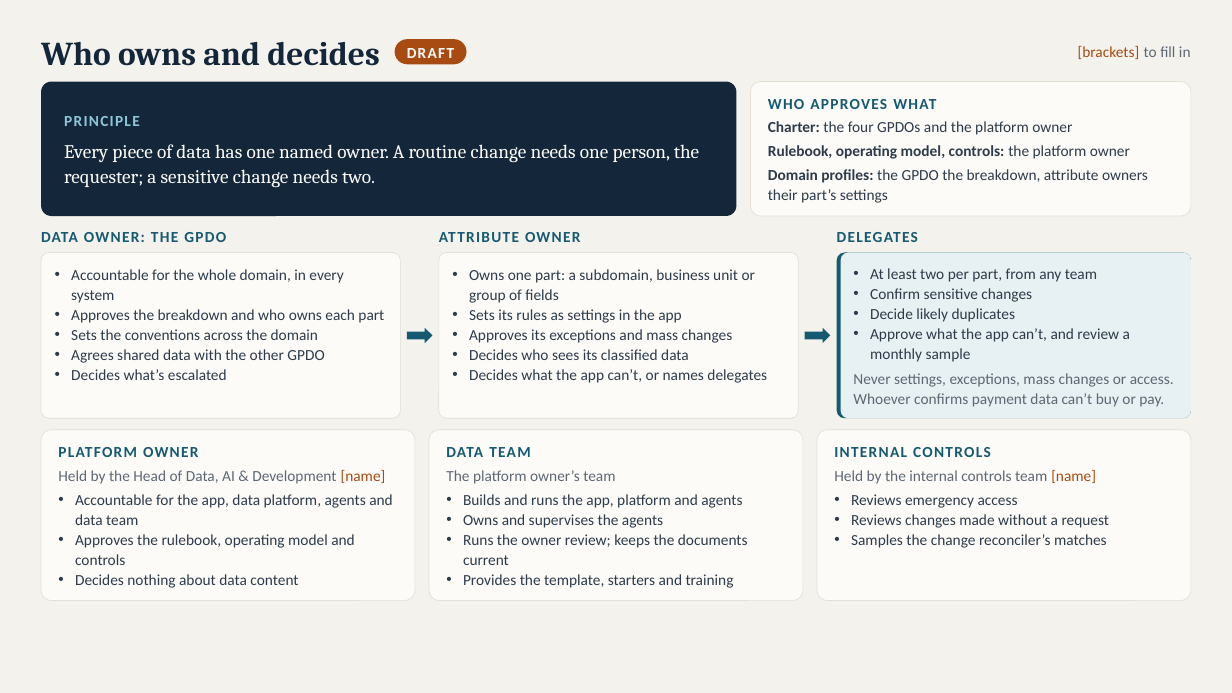
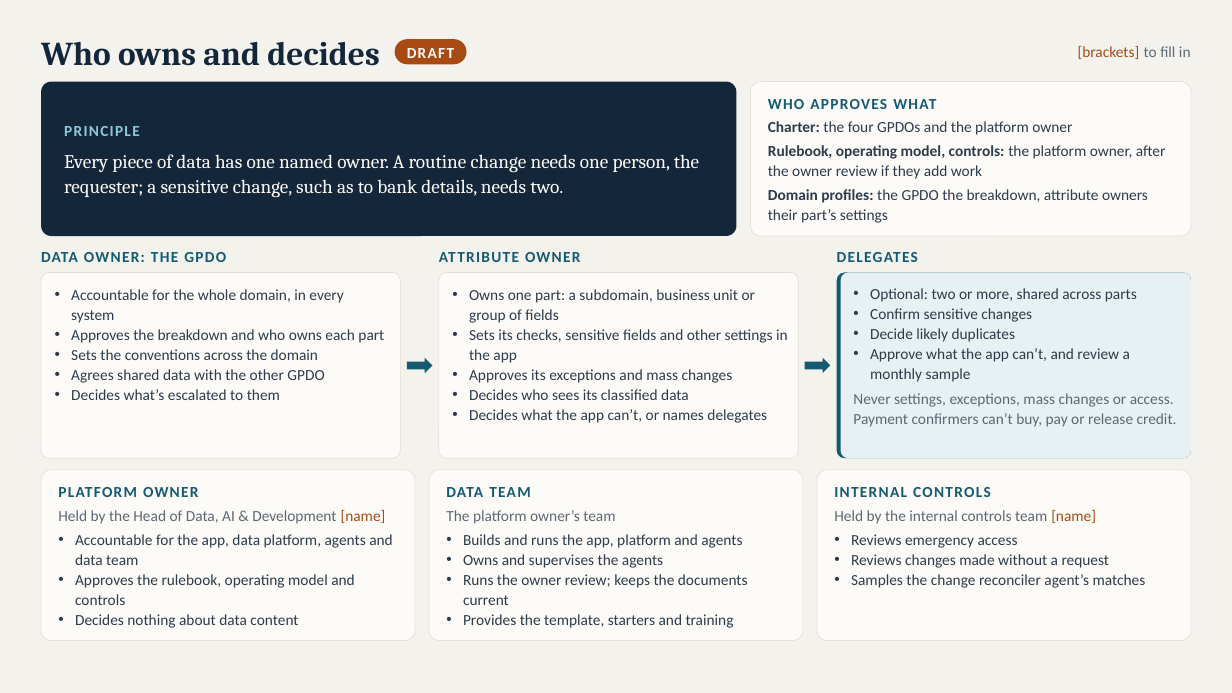
Before and after one commit to sreent/lean-framework, a slide deck: slide 2 of deck/lean-data-governance.pptx. Drawn at 1232x693 pixels with LibreOffice and Linux fonts; fonts in the diff are those of the drawing. Boxes give left, top, right and bottom in pixels: in the first picture for what was removed or moved away, otherwise in the second. Text is boxed around its words. In the diff, an @@ line names an element or a change of style, - is before the commit and + after.

```diff
--- a/deck/lean-data-governance.pptx
+++ b/deck/lean-data-governance.pptx
@@ rounded rectangle: place and size @@
-rounded rectangle at (41, 81, 737, 216)
+rounded rectangle at (41, 81, 737, 236)
@@ rounded rectangle: place and size @@
-rounded rectangle at (750, 81, 1191, 216)
+rounded rectangle at (750, 81, 1191, 236)
@@ text "PRINCIPLE": place and size @@
-text "PRINCIPLE" at (64, 116, 140, 126)
+text "PRINCIPLE" at (64, 126, 140, 136)
@@ text at (768, 145, 1166, 179): text changed; bold off @@
-Rulebook, operating model, controls: the platform owner
+Rulebook, operating model, controls: the platform owner, after the owner review if they add work
@@ text at (64, 154, 699, 198): text changed @@
-Every piece of data has one named owner. A routine change needs one person, the requester; a sensitive change needs two.
+Every piece of data has one named owner. A routine change needs one person, the requester; a sensitive change, such as to bank details, needs two.
@@ rounded rectangle: place and size @@
-rounded rectangle at (41, 252, 400, 418)
+rounded rectangle at (41, 273, 400, 458)
@@ rounded rectangle: place and size @@
-rounded rectangle at (439, 252, 799, 418)
+rounded rectangle at (439, 273, 799, 458)
@@ text "Owns one part: a subdomain, ...": place and size @@
-text "Owns one part: a subdomain, ..." at (469, 269, 767, 383)
+text "Owns one part: a subdomain, ..." at (469, 289, 788, 423)
@@ rounded rectangle: place and size @@
-rounded rectangle at (837, 252, 1191, 418)
+rounded rectangle at (837, 273, 1191, 458)
@@ proportions changed in 6 elements at (41, 81, 737, 236), (750, 81, 1191, 236), (41, 273, 400, 458), (439, 273, 799, 458), (837, 273, 1191, 458), (841, 273, 1191, 458) @@
@@ rounded rectangle: place and size @@
-rounded rectangle at (841, 252, 1191, 418)
+rounded rectangle at (841, 273, 1191, 458)
@@ 6 texts: place and size @@
-6 texts at (41, 169, 1148, 380)
+6 texts at (41, 189, 1148, 400)
@@ text at (870, 288, 1137, 302): text changed @@
-• At least two per part, from any team
+• Optional: two or more, shared across parts
@@ text at (469, 329, 788, 363): text changed @@
-• Sets its rules as settings in the app
+• Sets its checks, sensitive fields and other settings in the app
@@ right arrow: place and size @@
-right arrow at (407, 328, 433, 344)
+right arrow at (407, 358, 433, 373)
@@ right arrow: place and size @@
-right arrow at (805, 328, 831, 344)
+right arrow at (805, 358, 831, 373)
@@ text at (71, 389, 280, 400): text changed @@
-• Decides what’s escalated
+• Decides what’s escalated to them
@@ text at (853, 393, 1177, 427): text changed @@
-Never settings, exceptions, mass changes or access. Whoever confirms payment data can’t buy or pay.
+Never settings, exceptions, mass changes or access. Payment confirmers can’t buy, pay or release credit.
@@ 9 texts, 3 rounded rectangles: place and size @@
-9 texts, 3 rounded rectangles at (41, 430, 1191, 601)
+9 texts, 3 rounded rectangles at (41, 470, 1191, 640)
@@ text at (851, 574, 1146, 588): text changed @@
-• Samples the change reconciler’s matches
+• Samples the change reconciler agent’s matches
```
Also in this commit, not shown: 4 other slides changed, 6 other files.
